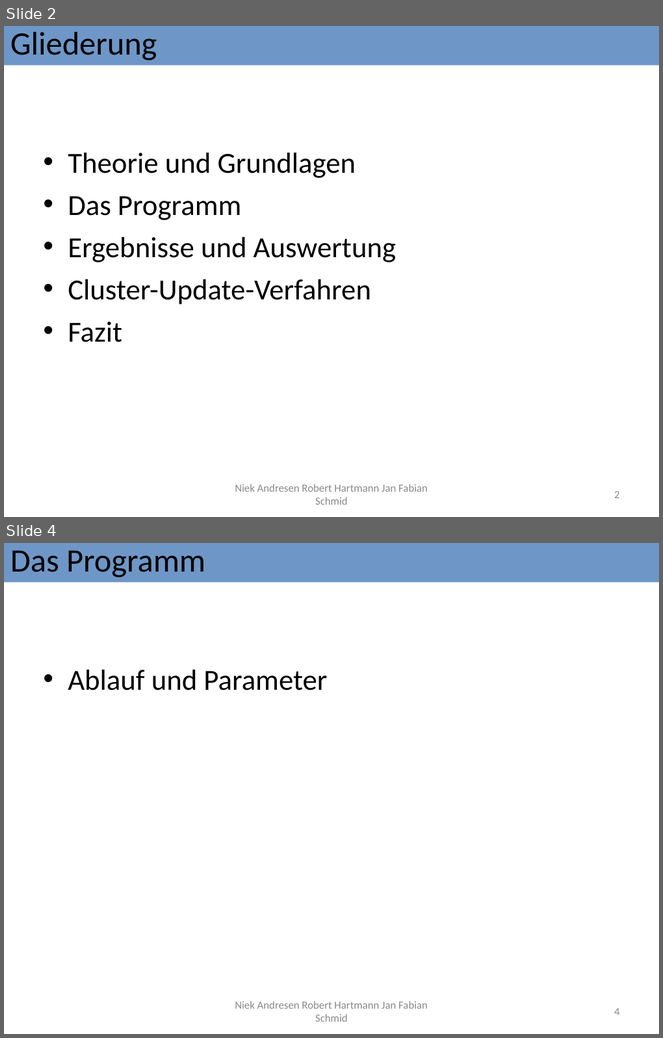
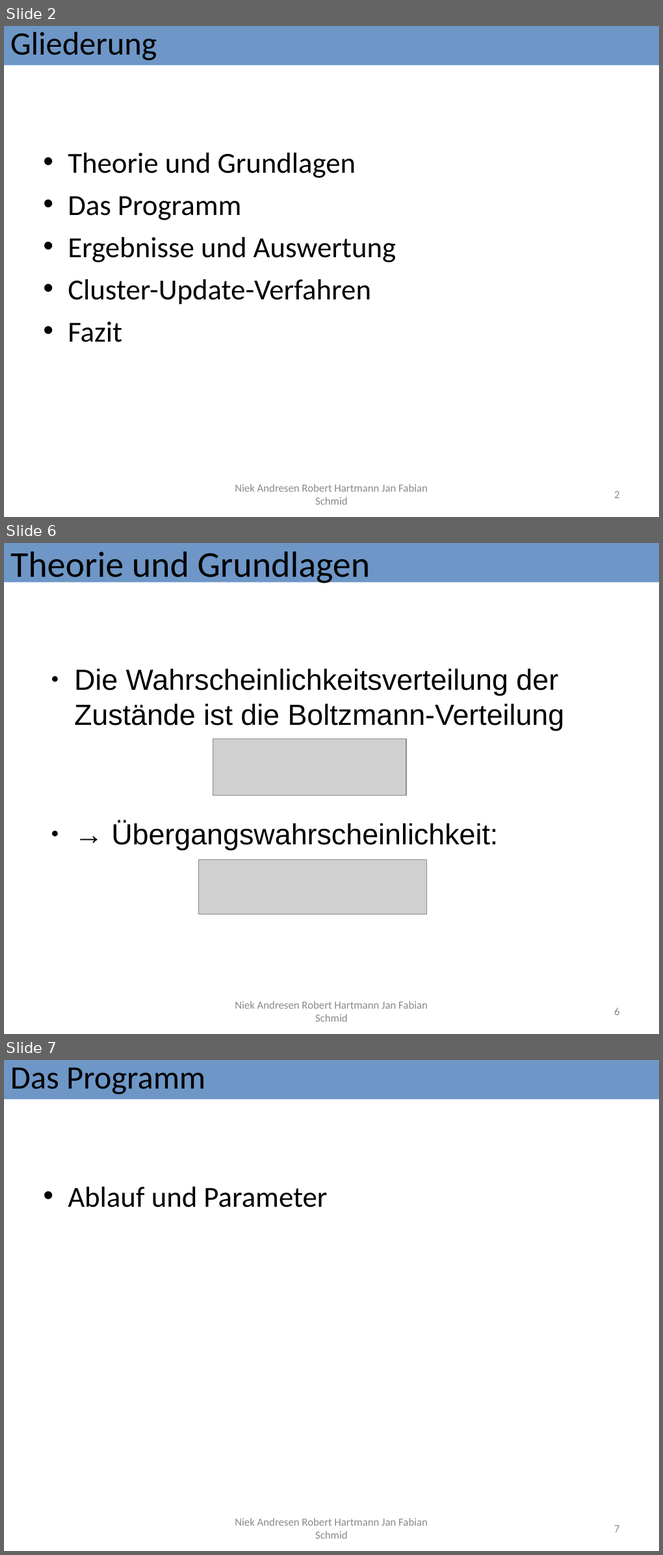
Before and after one commit to Fabse92/ising, a slide deck: Ausarbeitung/IsingModell+auswertung_versuch2.odp. Shown one above the other, each under a label of ours: slides 2 and 4 before the commit, slides 2, 6 and 7 after it; the slides between them are not shown. The pictures are 663x1038 and 663x1555 pixels, drawn with LibreOffice and Linux fonts; fonts in the diff are those of the drawing; grey boxes stand for pictures. Boxes give left, top, right and bottom in pixels: in the first picture for what was removed or moved away, otherwise in the second. Text is boxed around its words. In the diff, an @@ line names an element or a change of style, - is before the commit and + after.

```diff
--- a/Ausarbeitung/IsingModell+auswertung_versuch2.odp
+++ b/Ausarbeitung/IsingModell+auswertung_versuch2.odp
@@ slide 6 added at (4, 543, 659, 1034), background #FFFFFF @@
@@ title added at (4, 543, 659, 582), fill #4F81BD at 82% opacity, 40 pt, text #000000 @@
+Theorie und Grundlagen
@@ text added at (74, 668, 565, 730), 32 pt, text #000000 @@
+● Die Wahrscheinlichkeitsverteilung der Zustände ist die Boltzmann-Verteilung
@@ picture added at (213, 739, 406, 796) @@
@@ text added at (111, 822, 498, 850), 32 pt, text #000000 @@
+● → Übergangswahrscheinlichkeit:
@@ picture added at (198, 860, 426, 915) @@
@@ text added at (235, 1001, 428, 1022), 12 pt, text #898989 @@
+Niek Andresen Robert Hartmann Jan Fabian Schmid
@@ page number added at (614, 1008, 620, 1016), 12 pt, text #898989 @@
+6
@@ what was slide 4 is now slide 7 @@
@@ page number at (614, 1525, 620, 1533): text changed @@
-4
+7
```
Also in this commit, not shown: 5 slides changed, 2 other slides added, 1 other file.
